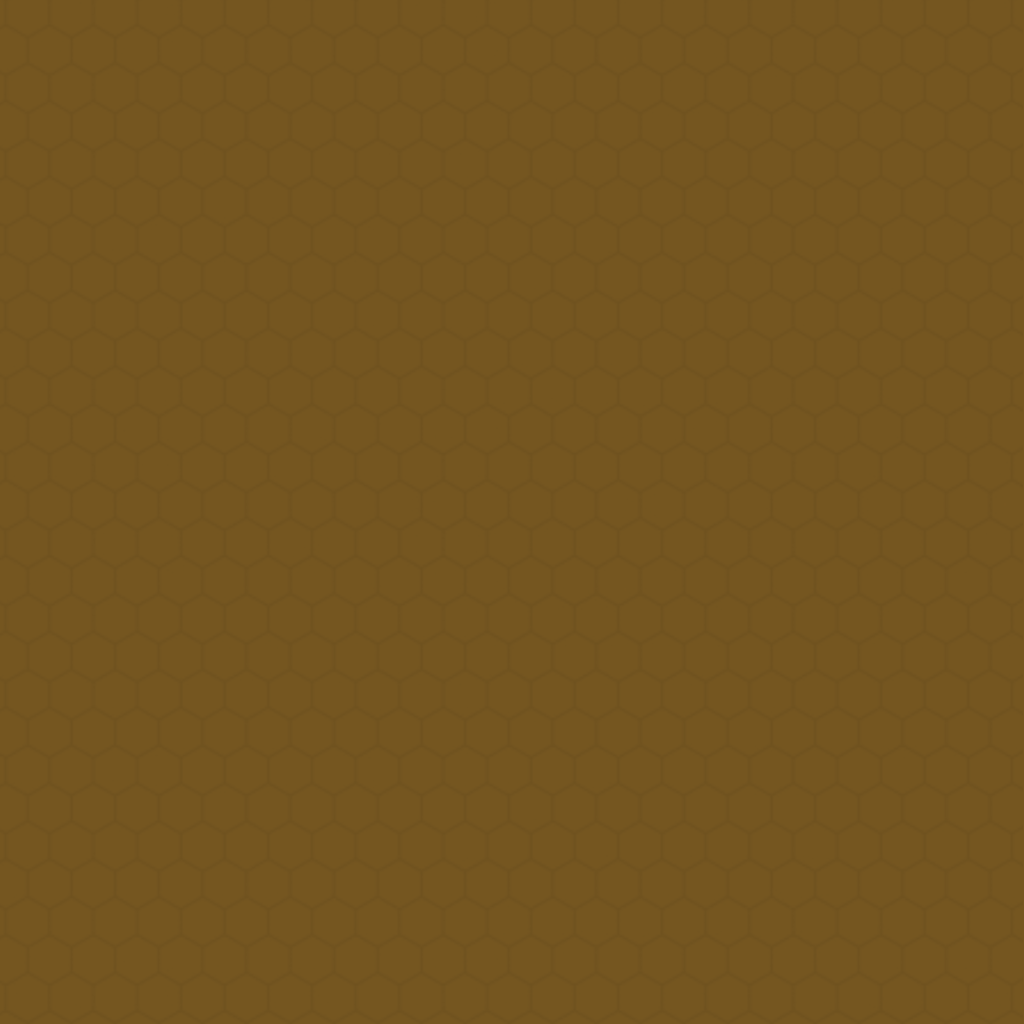
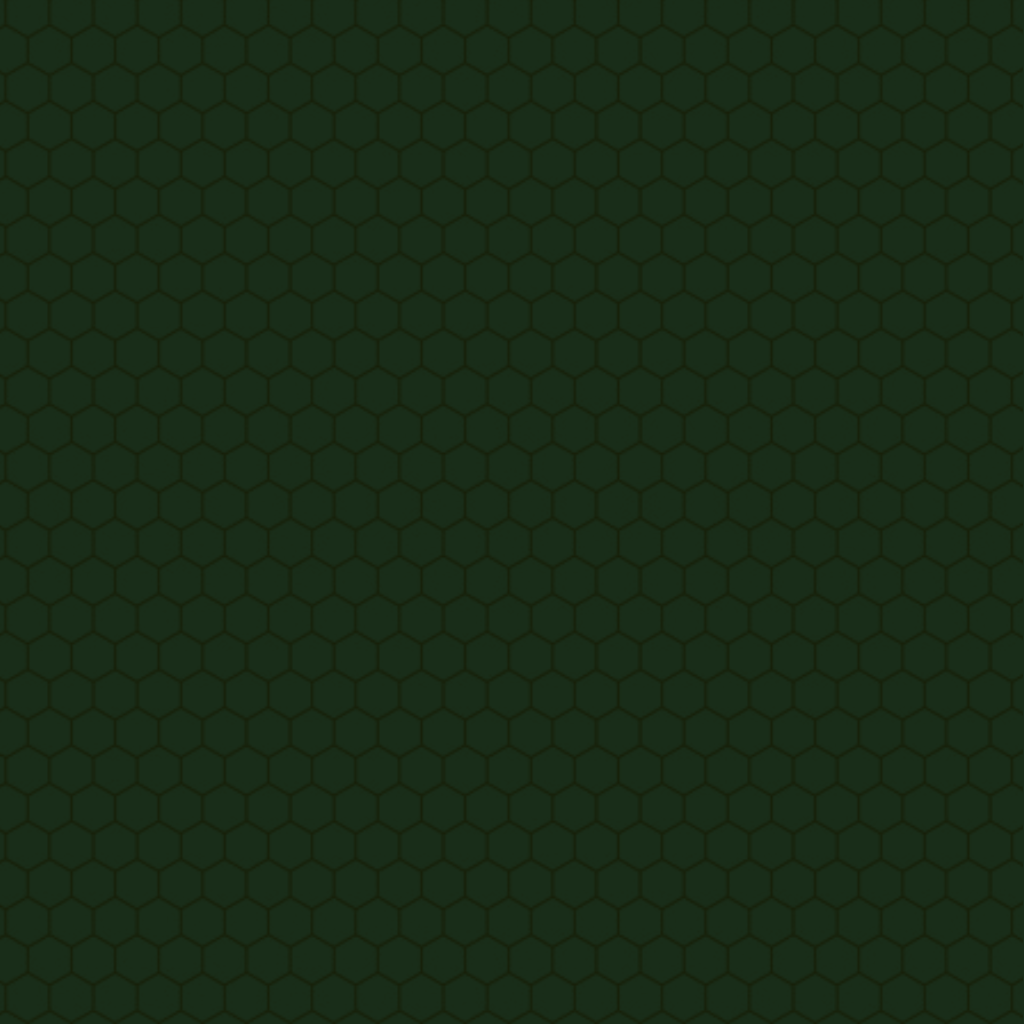
Layers edited between the first and the second 1024x1024 image:
"hex": blend normal → overlay over [0, 0, 1023, 1024]
hid "Layer 6", painted on it over [0, 0, 1024, 1024]
showed "Layer 2", painted on it over [0, 0, 1024, 1024]
